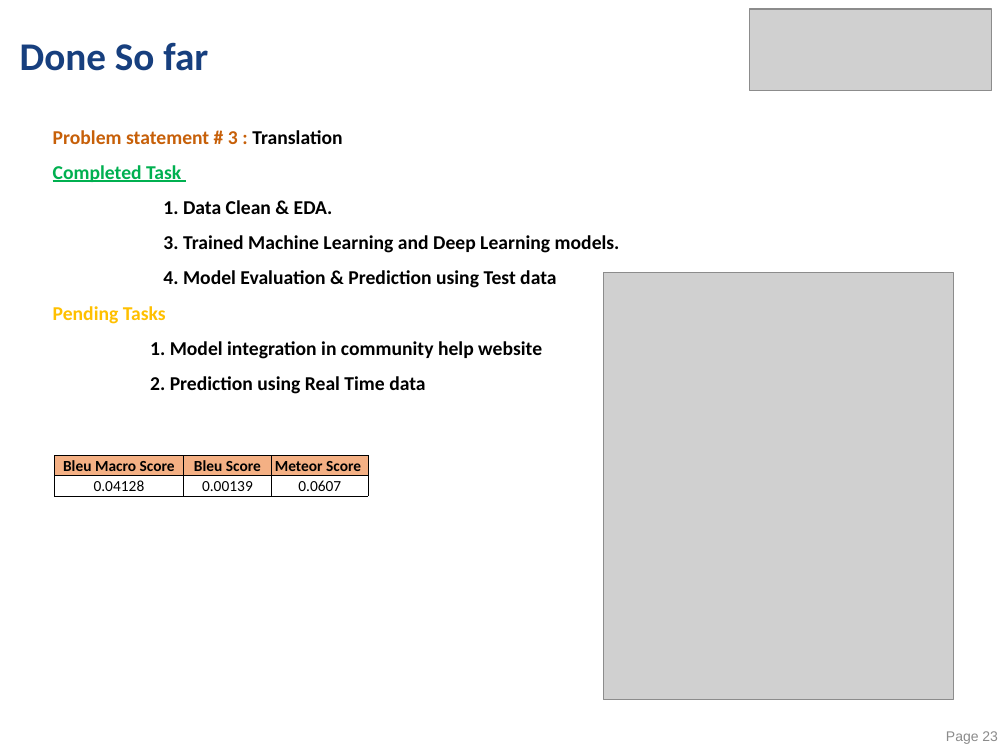
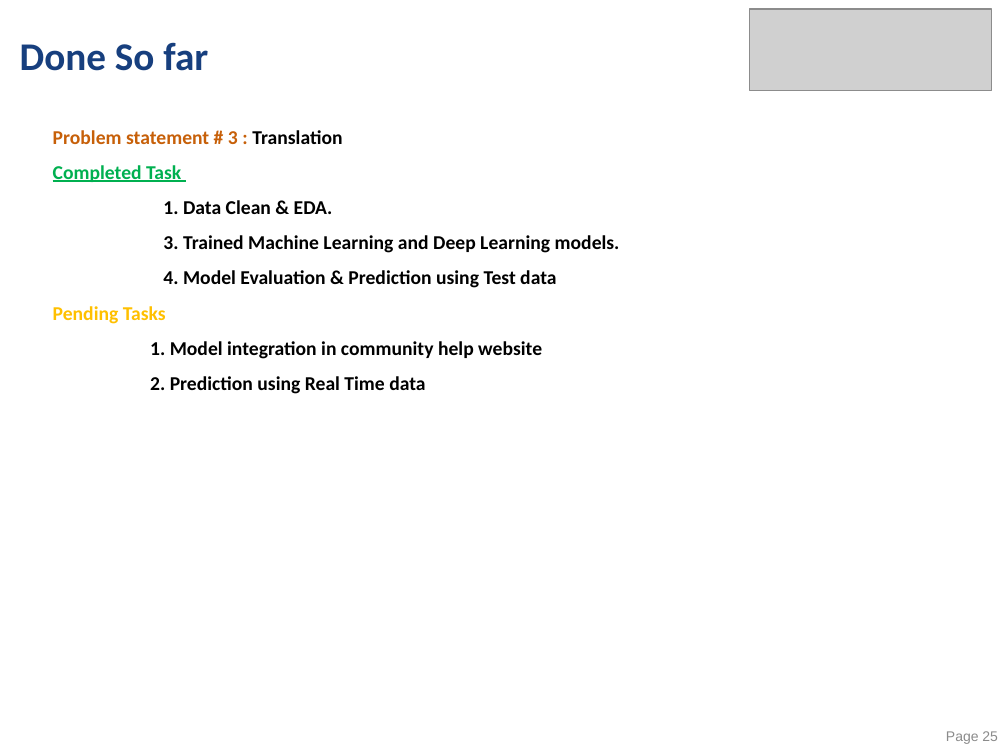
Before and after one commit to sivakrishnathota5/CommunityHelp, a slide deck: slide 25 of Graduate Certificate in Practical Language Processing/Project Presentation/ITSS_Practical Language Processing - Project Proposal.pptx (slide 23 before the commit). Drawn at 1008x756 pixels with LibreOffice and Linux fonts; fonts in the diff are those of the drawing; grey boxes stand for pictures. Boxes give left, top, right and bottom in pixels: in the first picture for what was removed or moved away, otherwise in the second. Text is boxed around its words. In the diff, an @@ line names an element or a change of style, - is before the commit and + after.

```diff
--- a/Graduate Certificate in Practical Language Processing/Project Presentation/ITSS_Practical Language Processing - Project Proposal.pptx
+++ b/Graduate Certificate in Practical Language Processing/Project Presentation/ITSS_Practical Language Processing - Project Proposal.pptx
@@ picture removed at bbox=[603, 273, 953, 701] @@
@@ table removed at bbox=[54, 456, 369, 496], 2 rows, 3 columns @@
-Bleu Macro Score | Bleu Score | Meteor Score
-0.04128 | 0.00139 | 0.0607
@@ page number at bbox=[946, 731, 998, 744]: text changed @@
-Page 23
+Page 25
```
Also in this commit, not shown: 3 other slides changed, 3 slides added, 59 other files.
